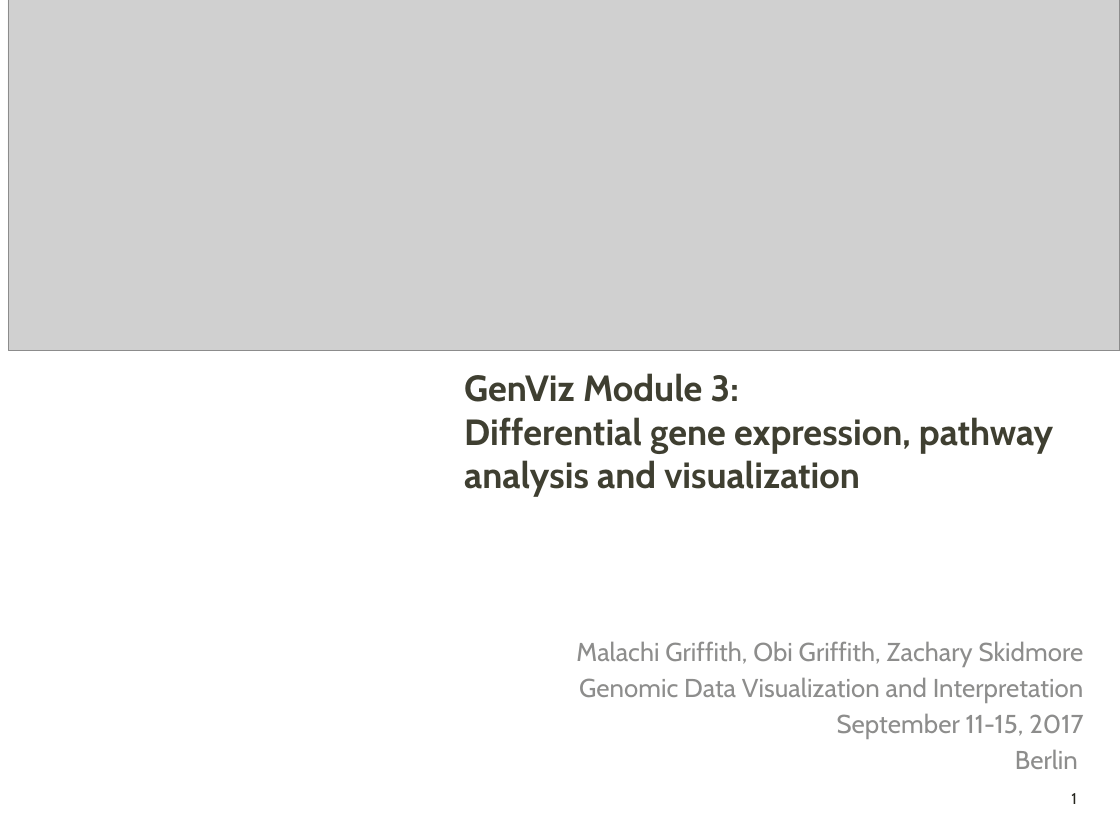
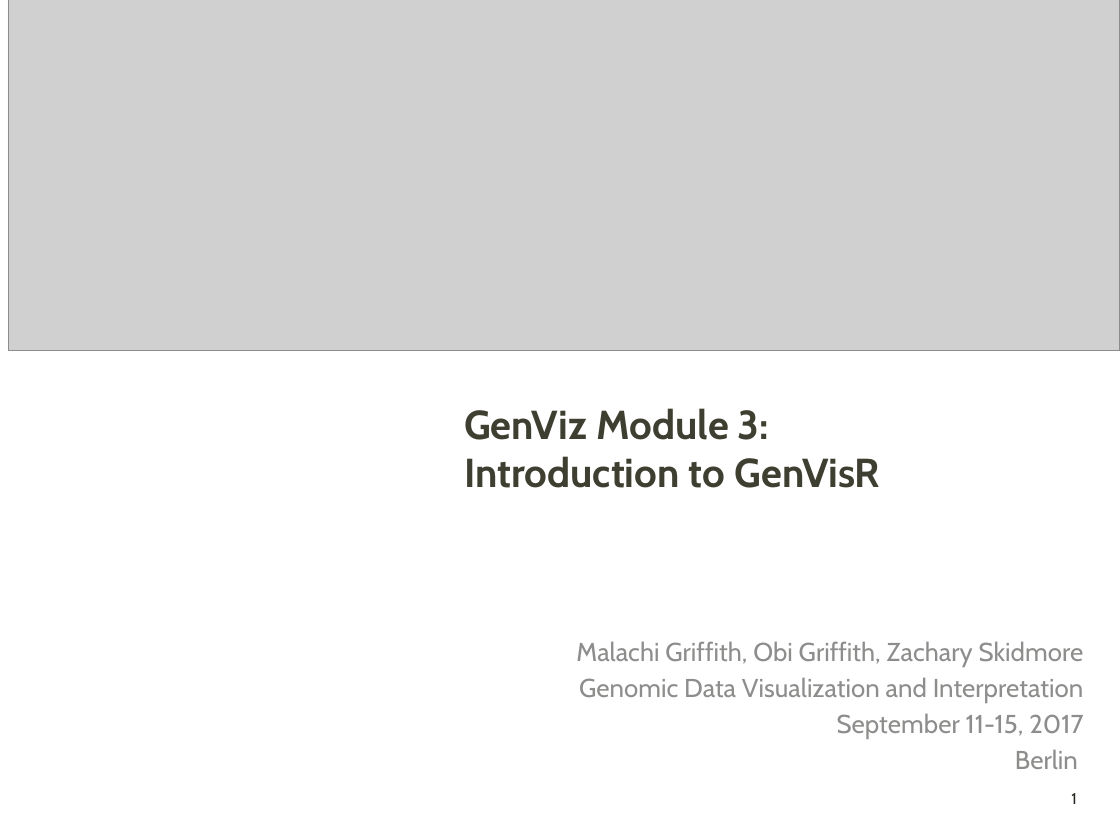
Before and after one commit to griffithlab/genviz.org, a slide deck: slide 1 of lectures/GenViz_Module3_Lecture.pptx. Drawn at 1120x840 pixels with LibreOffice and Linux fonts; fonts in the diff are those of the drawing; grey boxes stand for pictures; background and template pictures are left out. Boxes give left, top, right and bottom in pixels: in the first picture for what was removed or moved away, otherwise in the second. Text is boxed around its words. In the diff, an @@ line names an element or a change of style, - is before the commit and + after.

```diff
--- a/lectures/GenViz_Module3_Lecture.pptx
+++ b/lectures/GenViz_Module3_Lecture.pptx
@@ title at [464,408,881,488]: text changed; size 23.4 to 26 pt @@
-GenViz Module 3:
-Differential gene expression, pathway analysis and visualization
+GenViz Module 3:
+Introduction to GenVisR
```
Also in this commit, not shown: 2 other slides changed, 6 other files.
